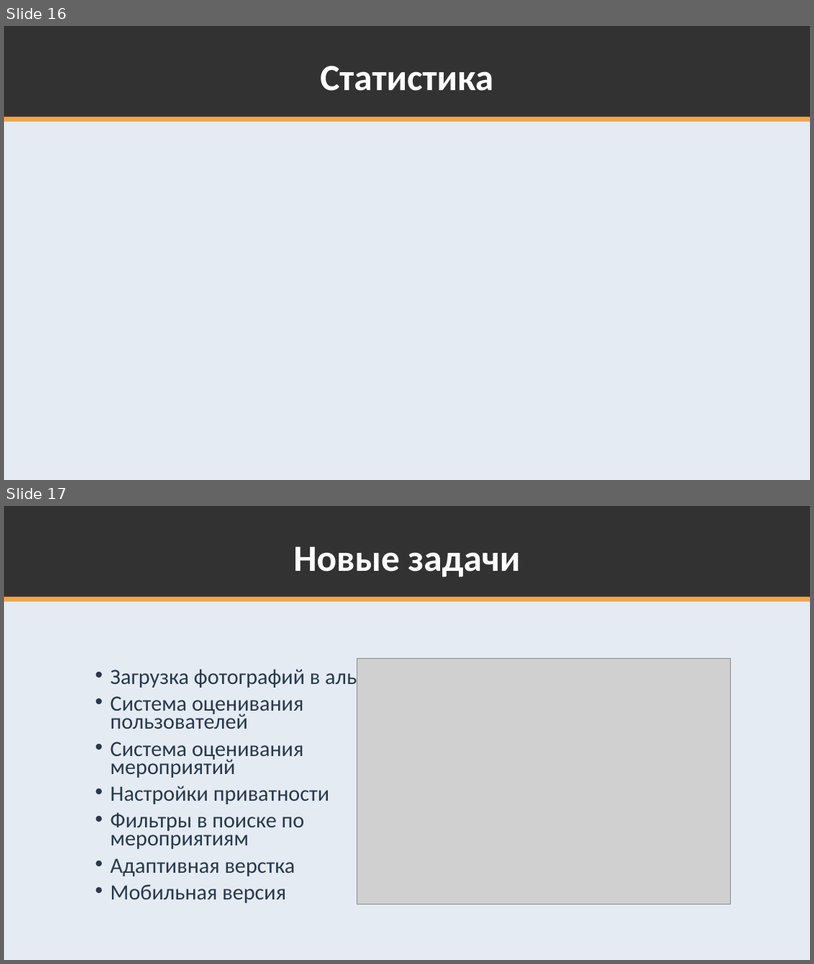
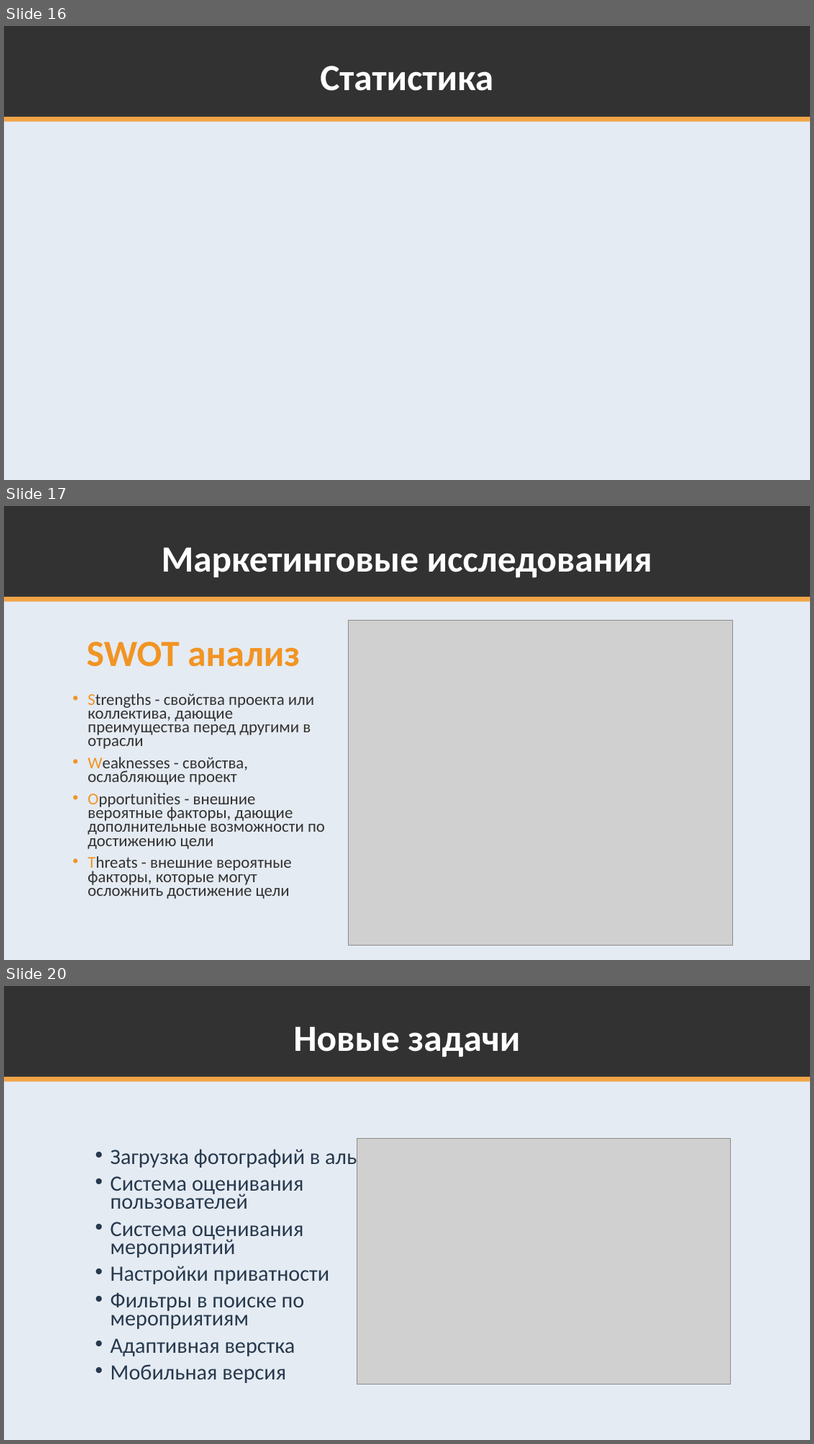
Before and after one commit to K224/TPKS, a slide deck: k224-docs/Servis_po_organizatsii_i_poisku_meropriaty_Par.pptx. Shown one above the other, each under a label of ours: slides 16 and 17 before the commit, slides 16, 17 and 20 after it; the slides between them are not shown. The pictures are 814x964 and 814x1444 pixels, drawn with LibreOffice and Linux fonts; fonts in the diff are those of the drawing; grey boxes stand for pictures. Boxes give left, top, right and bottom in pixels: in the first picture for what was removed or moved away, otherwise in the second. Text is boxed around its words. In the diff, an @@ line names an element or a change of style, - is before the commit and + after.

```diff
--- a/k224-docs/Servis_po_organizatsii_i_poisku_meropriaty_Par.pptx
+++ b/k224-docs/Servis_po_organizatsii_i_poisku_meropriaty_Par.pptx
@@ slide 17 added at (4, 506, 810, 960), background #E5EBF2; not listed: 3 template elements that a slide beside it also shows @@
@@ title added at (162, 547, 653, 578), 44 pt, text #FFFFFF, bold @@
+Маркетинговые исследования
@@ picture added at (348, 620, 733, 945) @@
@@ text added at (87, 641, 300, 667), 44 pt, text #F19423, bold @@
+SWOT анализ
@@ text added at (88, 693, 325, 898), 19.6 pt, text #323232 @@
+• Strengths - свойства проекта или коллектива, дающие преимущества перед другими в отрасли
+• Weaknesses - свойства, ослабляющие проект
+• Opportunities - внешние вероятные факторы, дающие дополнительные возможности по достижению цели
+• Threats - внешние вероятные факторы, которые могут осложнить достижение цели
@@ what was slide 17 is now slide 20 @@
```
Also in this commit, not shown: 1 slide changed, 2 other slides added, 3 slides removed.
